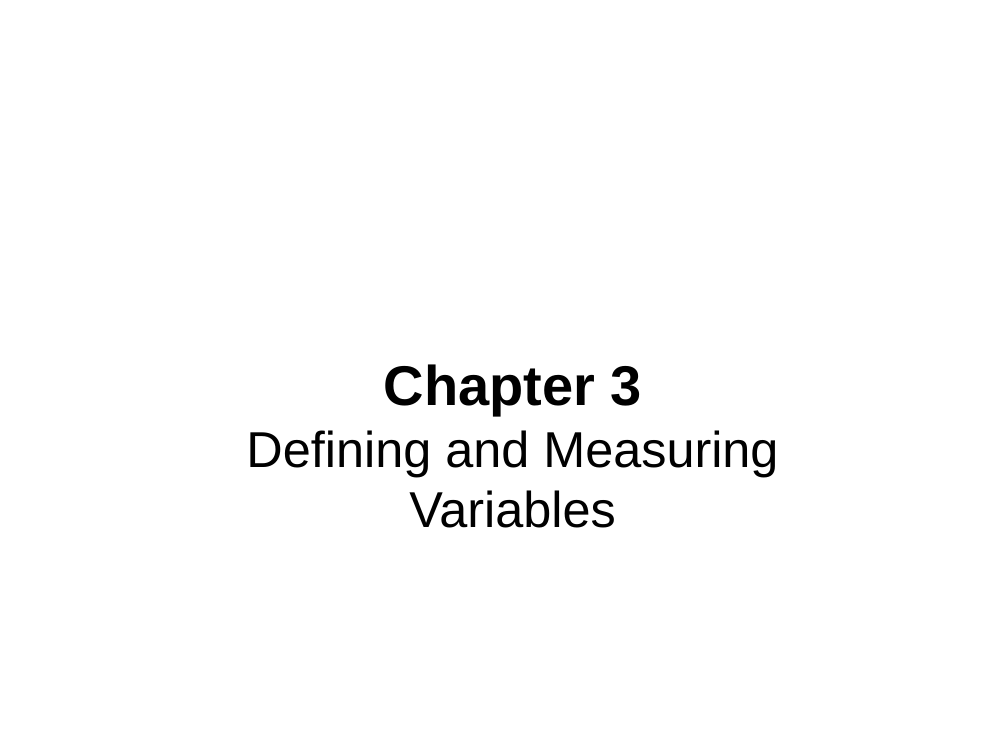
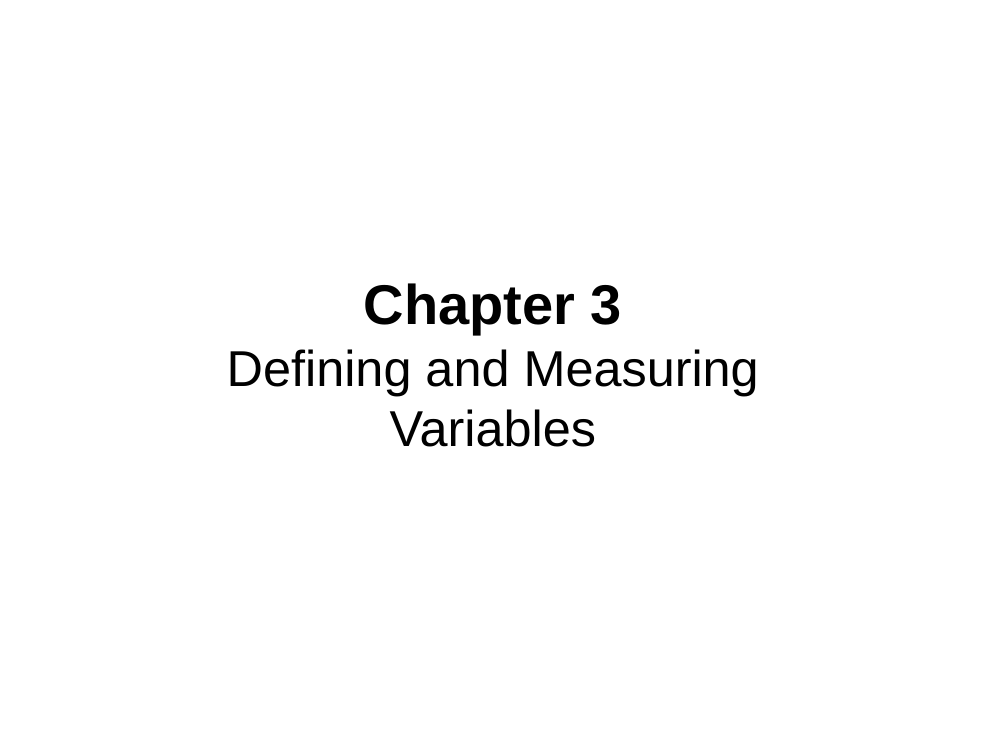
Before and after one commit to npm27/Teaching-Materials, a slide deck: slide 1 of Research Methods/Slides/Chapter 3.pptx. Drawn at 1008x756 pixels with LibreOffice and Linux fonts; fonts in the diff are those of the drawing. Boxes give left, top, right and bottom in pixels: in the first picture for what was removed or moved away, otherwise in the second. Text is boxed around its words. In the diff, an @@ line names an element or a change of style, - is before the commit and + after.

Commit message:
Work on slides

```diff
--- a/Research Methods/Slides/Chapter 3.pptx
+++ b/Research Methods/Slides/Chapter 3.pptx
@@ text "Chapter 3": place and size @@
-text "Chapter 3" at bbox=[246, 364, 778, 528]
+text "Chapter 3" at bbox=[227, 283, 759, 447]
```
Also in this commit, not shown: 2 slides added, 1 other file.
